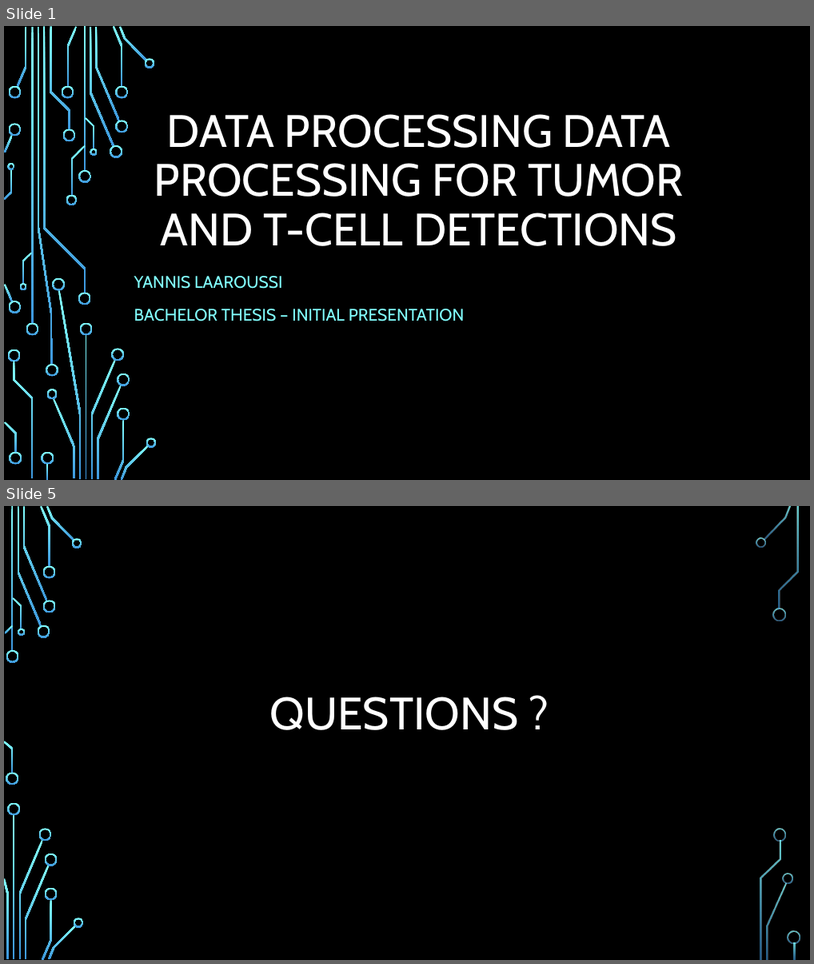
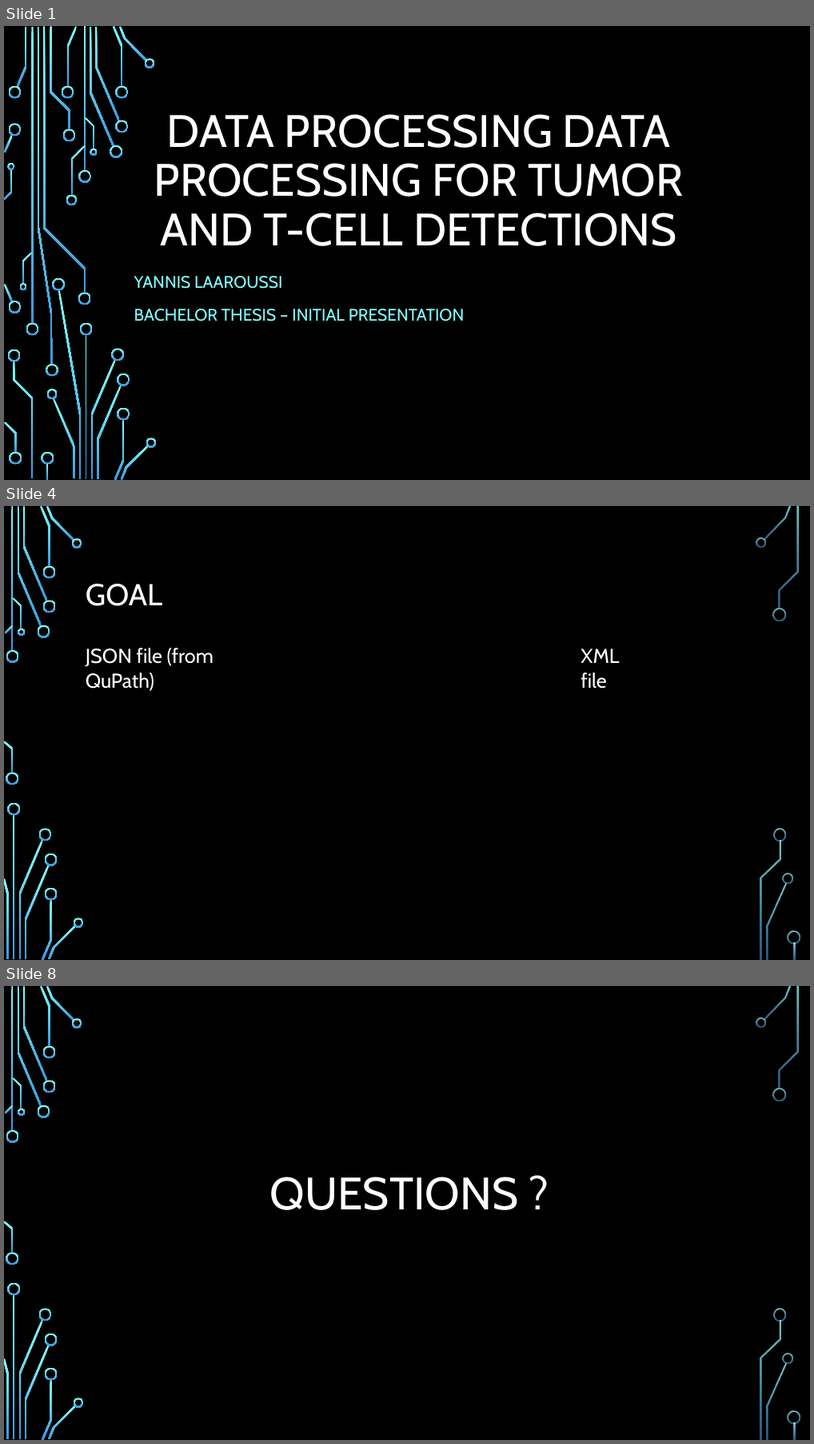
Before and after one commit to Larouyan/BachelorThesis, a slide deck: first_presentation.pptx. Shown one above the other, each under a label of ours: slides 1 and 5 before the commit, slides 1, 4 and 8 after it; the slides between them are not shown. The pictures are 814x964 and 814x1444 pixels, drawn with LibreOffice and Linux fonts; fonts in the diff are those of the drawing; background and template pictures are left out. Boxes give left, top, right and bottom in pixels: in the first picture for what was removed or moved away, otherwise in the second. Text is boxed around its words. In the diff, an @@ line names an element or a change of style, - is before the commit and + after.

```diff
--- a/first_presentation.pptx
+++ b/first_presentation.pptx
@@ slide 4 added at [4,506,810,960], background picture (left out); not listed: 36 template elements that a slide beside it also shows @@
@@ title added at [86,584,162,606], 36 pt, text #FFFFFF @@
+GOAL
@@ text added at [86,648,214,691], 24 pt, text #FFFFFF @@
+JSON file (from QuPath)
@@ text added at [581,648,619,688], 24 pt, text #FFFFFF @@
+XML file
@@ what was slide 5 is now slide 8 @@
```
Also in this commit, not shown: 5 other slides added, 3 slides removed, 1 other file.
